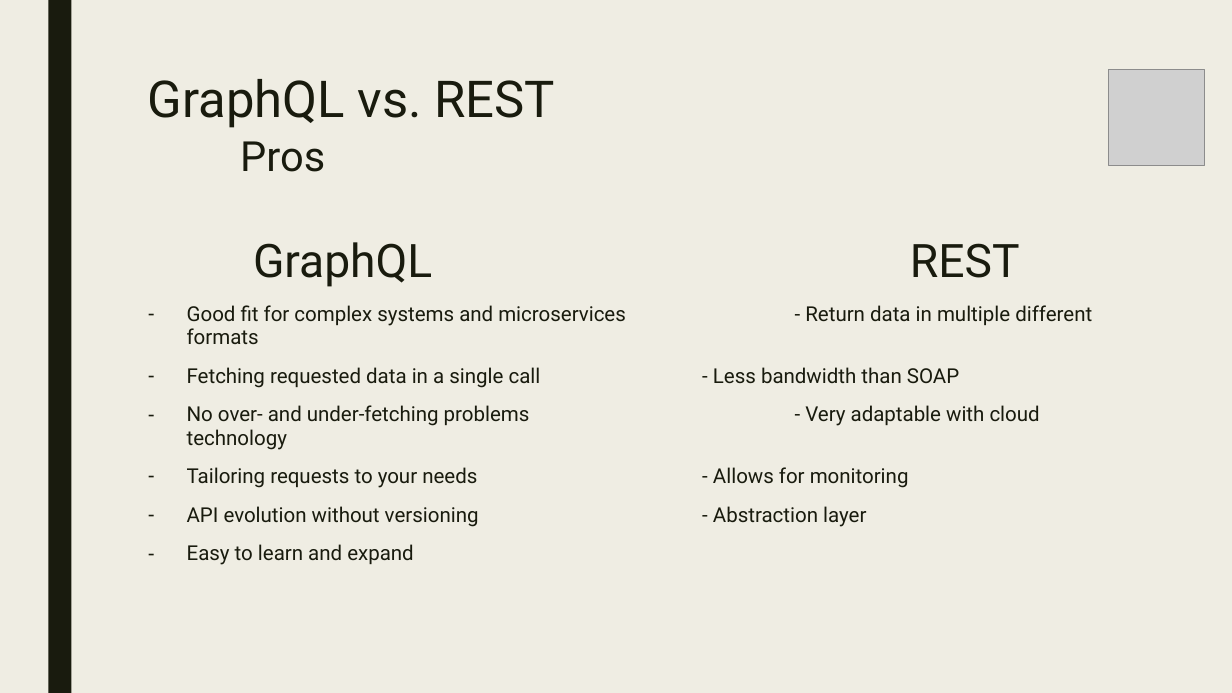
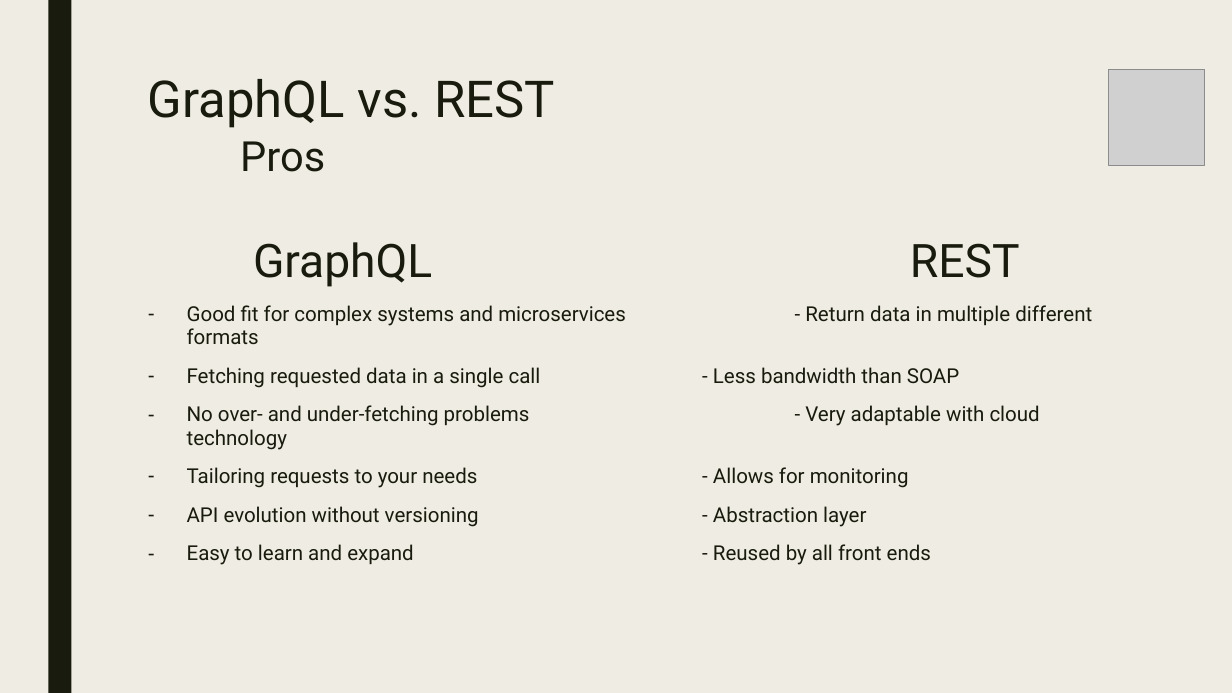
Before and after one commit to leono93/GraphQL_New-Tech, a slide deck: slide 17 of presentation/GraphQL_t7oele00.pptx. Drawn at 1232x693 pixels with LibreOffice and Linux fonts; fonts in the diff are those of the drawing; grey boxes stand for pictures. Boxes give left, top, right and bottom in pixels: in the first picture for what was removed or moved away, otherwise in the second. Text is boxed around its words. In the diff, an @@ line names an element or a change of style, - is before the commit and + after.

```diff
--- a/presentation/GraphQL_t7oele00.pptx
+++ b/presentation/GraphQL_t7oele00.pptx
@@ text at (x1=187, y1=544, x2=931, y2=565): text changed @@
-– Easy to learn and expand
+– Easy to learn and expand - Reused by all front ends
```
Also in this commit, not shown: 2 other slides changed, 3 other files.
